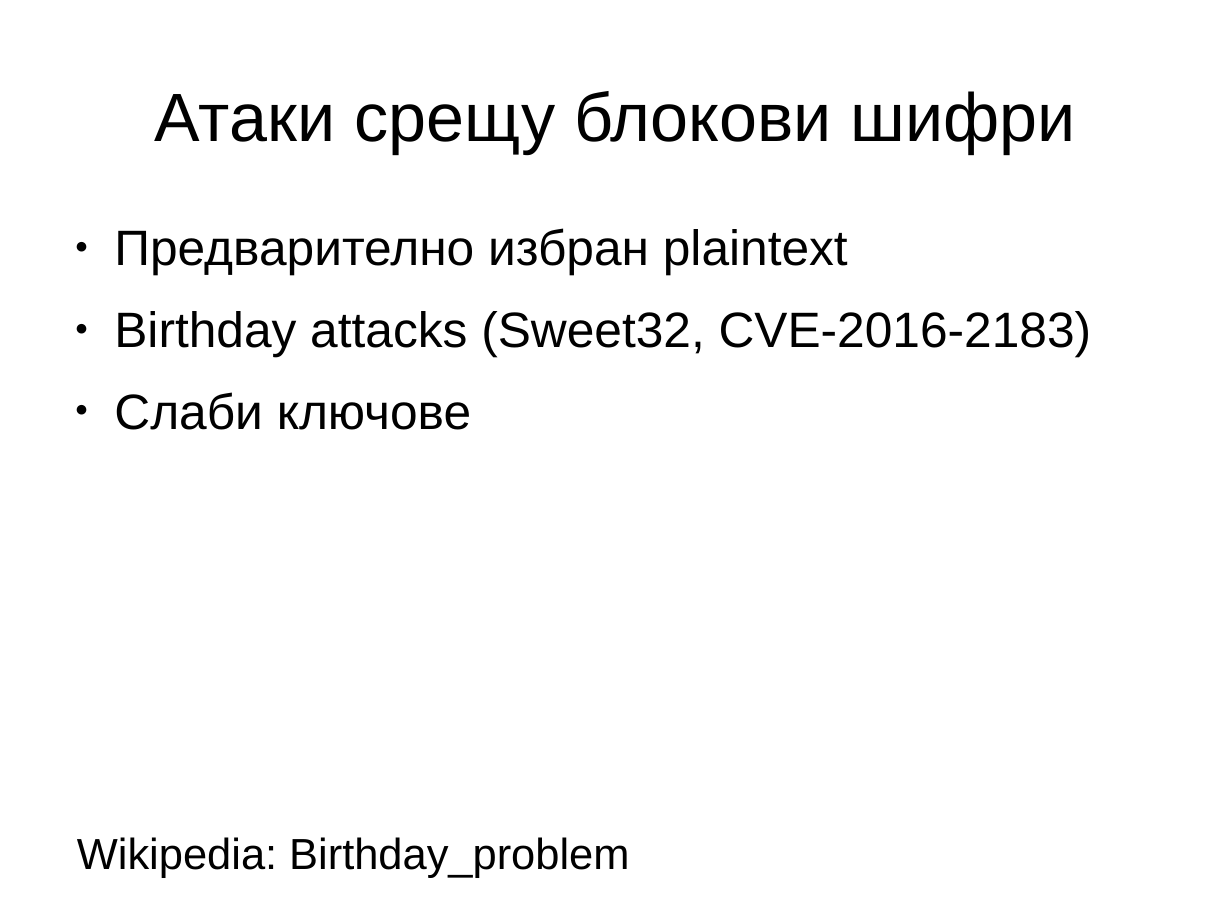
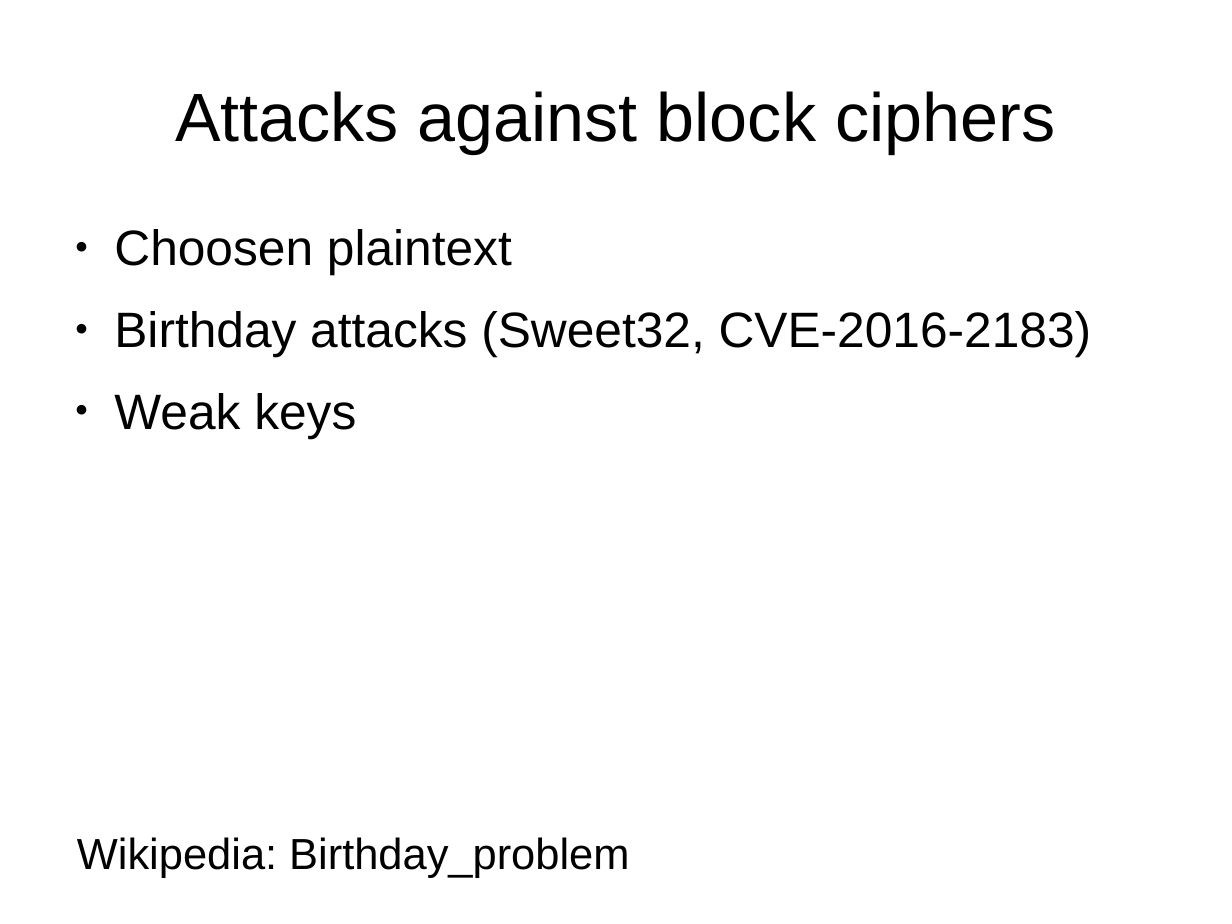
Before and after one commit to hackman/netsec1, a slide deck: slide 29 of presentations/cryptography.odp. Drawn at 1232x924 pixels with LibreOffice and Linux fonts; fonts in the diff are those of the drawing. Boxes give left, top, right and bottom in pixels: in the first picture for what was removed or moved away, otherwise in the second. Text is boxed around its words. In the diff, an @@ line names an element or a change of style, - is before the commit and + after.

```diff
--- a/presentations/cryptography.odp
+++ b/presentations/cryptography.odp
@@ title at (175, 91, 1055, 153): text changed @@
-Атаки срещу блокови шифри
+Attacks against block ciphers
@@ text at (114, 229, 512, 275): text changed @@
-● Предварително избран plaintext
+● Choosen plaintext
@@ text at (114, 393, 356, 438): text changed @@
-● Слаби ключове
+● Weak keys
```
Also in this commit, not shown: 31 other slides changed, 8 slides added, 8 slides removed.
